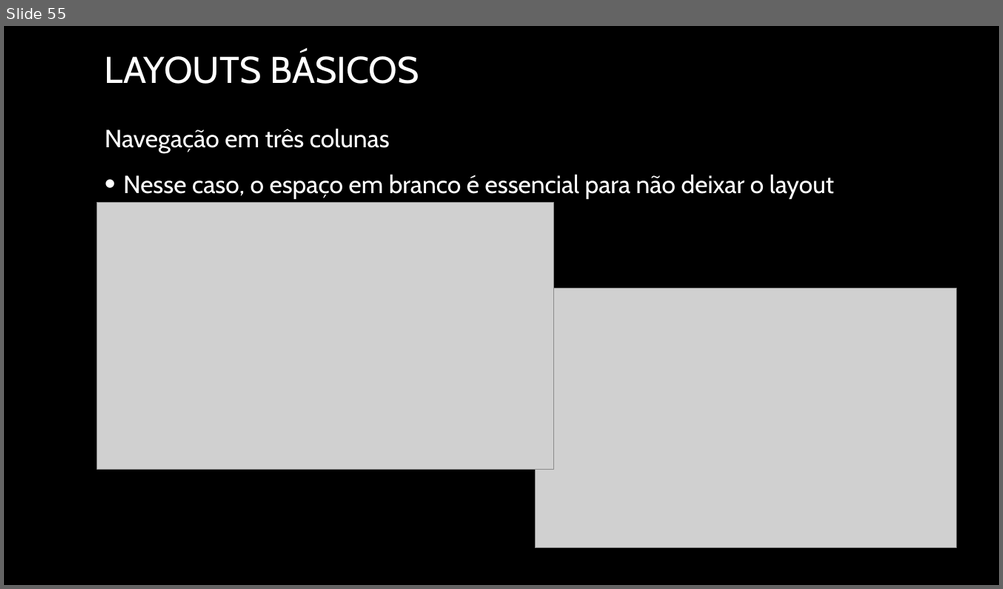
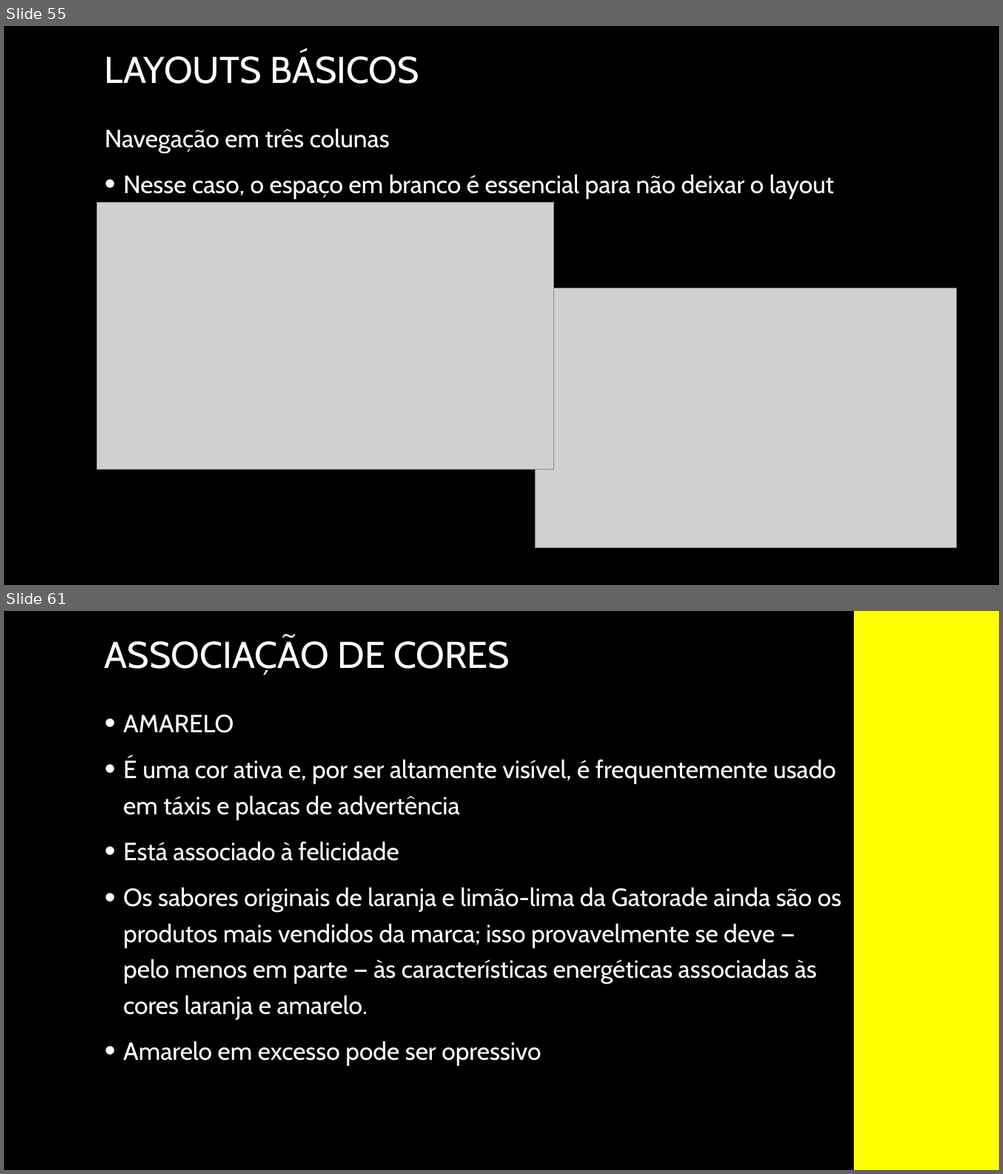
Before and after one commit to joelteixeiradacunha/aulas_php_mysql, a slide deck: Design/Design - Copia.pptx. Shown one above the other, each under a label of ours: slide 55 before the commit, slides 55 and 61 after it; the slides between them are not shown. The pictures are 1003x589 and 1003x1174 pixels, drawn with LibreOffice and Linux fonts; fonts in the diff are those of the drawing; grey boxes stand for pictures; background and template pictures are left out. Boxes give left, top, right and bottom in pixels: in the first picture for what was removed or moved away, otherwise in the second. Text is boxed around its words. In the diff, an @@ line names an element or a change of style, - is before the commit and + after.

```diff
--- a/Design/Design - Copia.pptx
+++ b/Design/Design - Copia.pptx
@@ slide 61 added at (4, 611, 999, 1170), background picture (left out) @@
@@ rectangle added at (854, 611, 999, 1170), fill #FFFF00, outline #FFFF00 1.25 pt @@
@@ title added at (105, 637, 509, 675), 36 pt, text #FFFFFF @@
+ASSOCIAÇÃO DE CORES
@@ text added at (123, 715, 841, 1066), 24 pt, text #FFFFFF @@
+• AMARELO
+• É uma cor ativa e, por ser altamente visível, é frequentemente usado em táxis e placas de advertência
+• Está associado à felicidade
+• Os sabores originais de laranja e limão-lima da Gatorade ainda são os produtos mais vendidos da marca; isso provavelmente se deve — pelo menos em parte — às características energéticas associadas às cores laranja e amarelo.
+• Amarelo em excesso pode ser opressivo
```
Also in this commit, not shown: 10 other slides added, 6 other files.
